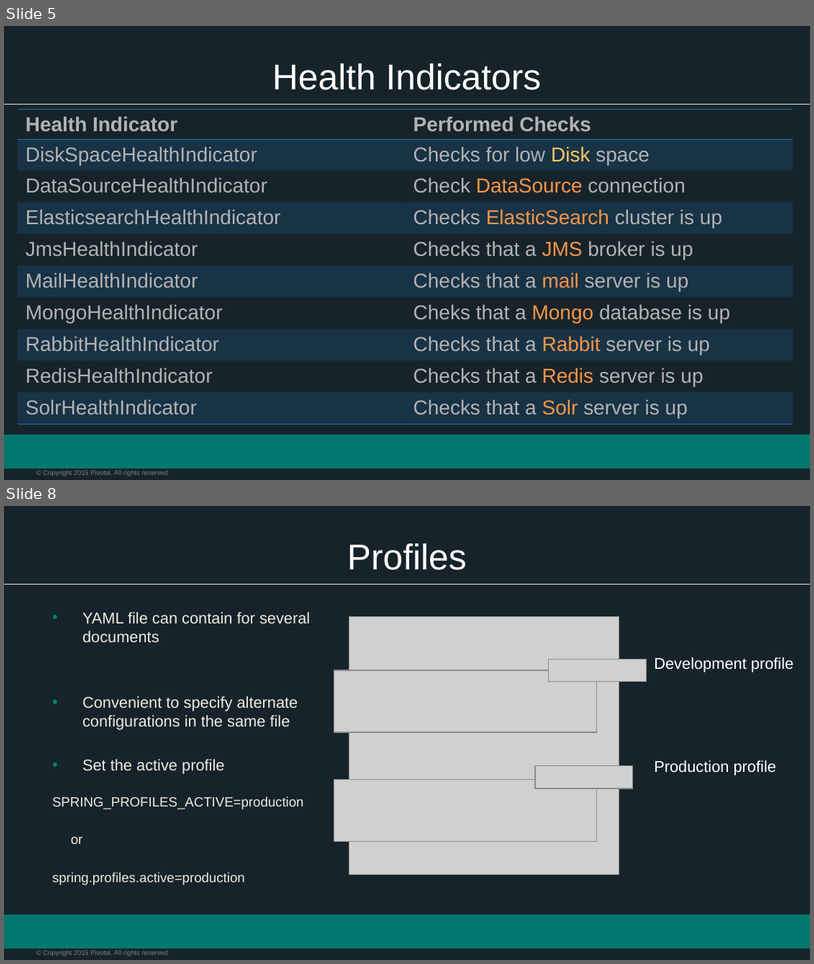
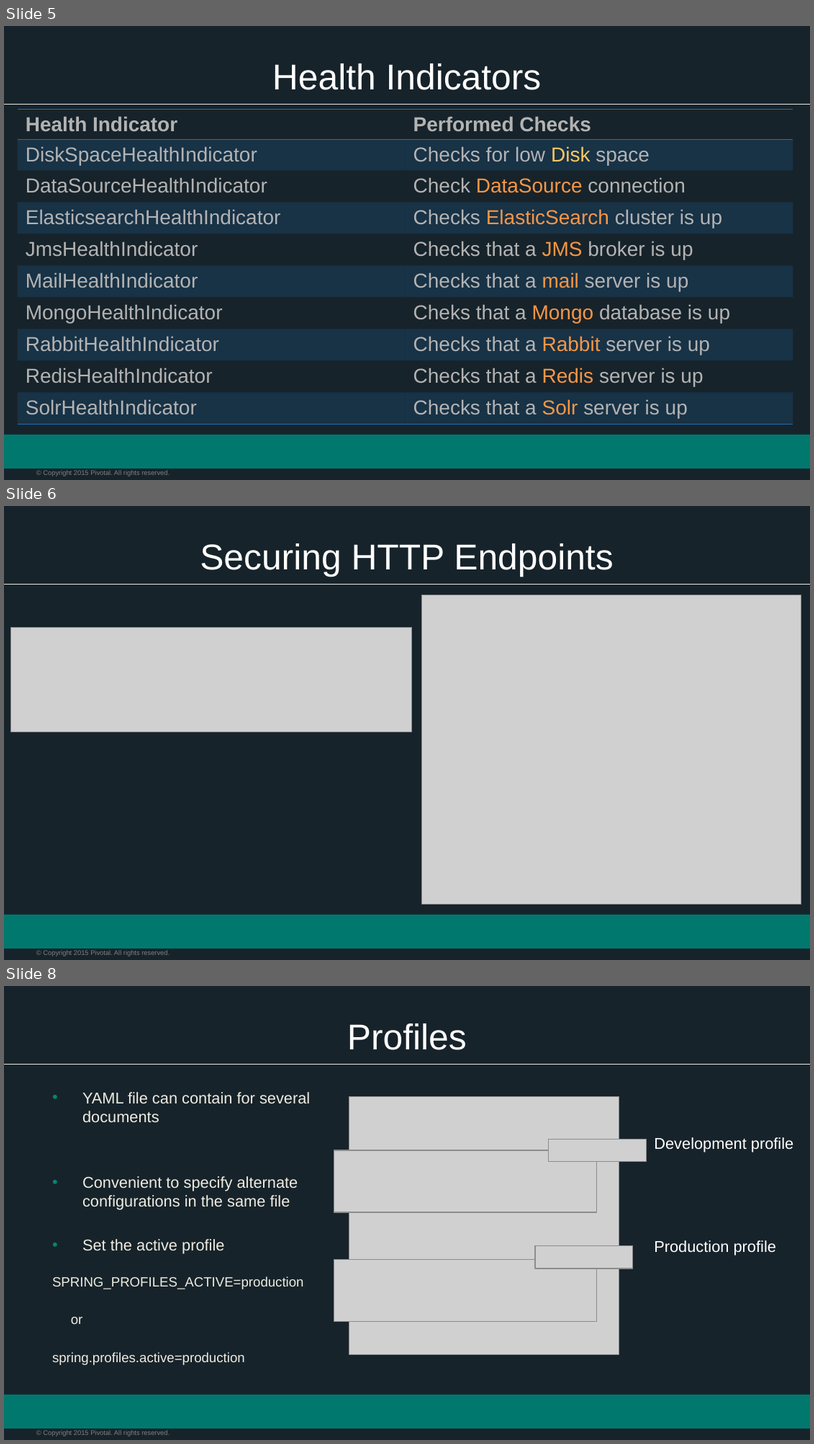
Before and after one commit to vmware-archive/devops-workshop, a slide deck: presentations/102 - Intro to Spring Boot/Session_4_Advanced_Boot.pptx. Shown one above the other, each under a label of ours: slides 5 and 8 before the commit, slides 5, 6 and 8 after it; the slides between them are not shown. The pictures are 814x964 and 814x1444 pixels, drawn with LibreOffice and Linux fonts; fonts in the diff are those of the drawing; grey boxes stand for pictures; background and template pictures are left out. Boxes give left, top, right and bottom in pixels: in the first picture for what was removed or moved away, otherwise in the second. Text is boxed around its words. In the diff, an @@ line names an element or a change of style, - is before the commit and + after.

```diff
--- a/presentations/102 - Intro to Spring Boot/Session_4_Advanced_Boot.pptx
+++ b/presentations/102 - Intro to Spring Boot/Session_4_Advanced_Boot.pptx
@@ slide 6 added at [4,506,810,960], background #17232A; not listed: 3 template elements that a slide beside it also shows @@
@@ title added at [200,543,613,577], 32 pt, text #FFFFFF @@
+Securing HTTP Endpoints
@@ picture added at [422,595,802,904] @@
@@ picture added at [11,627,412,731] @@
```
Also in this commit, not shown: 3 slides changed, 1 slide removed, 7 other files.
